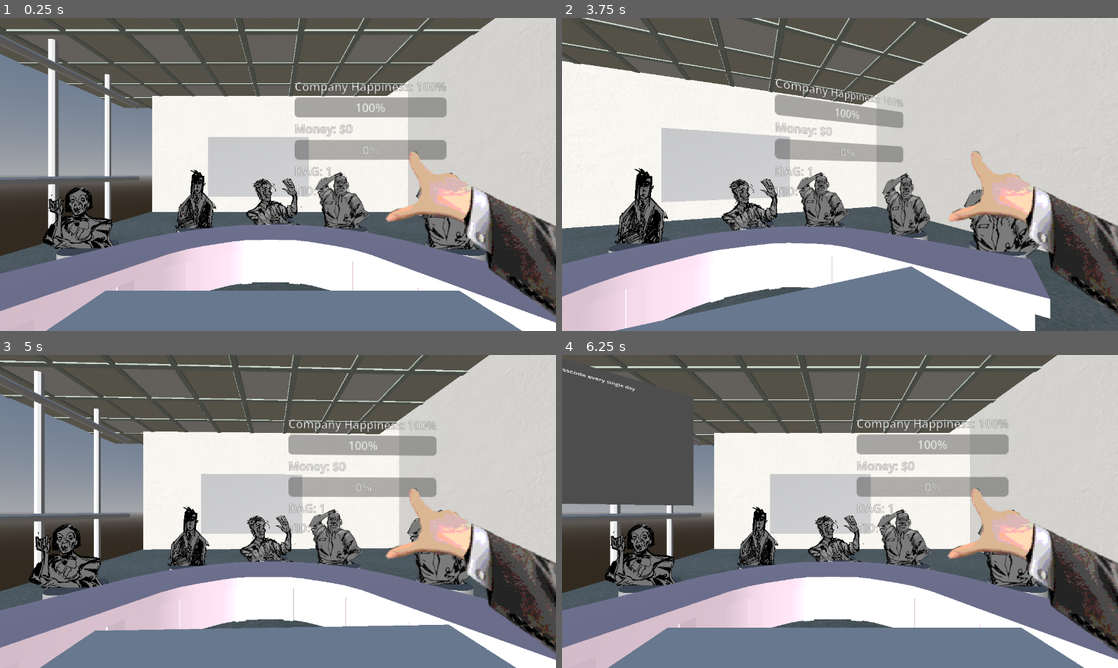
Above: before the commit, frames 1-4 (two rows, left to right).
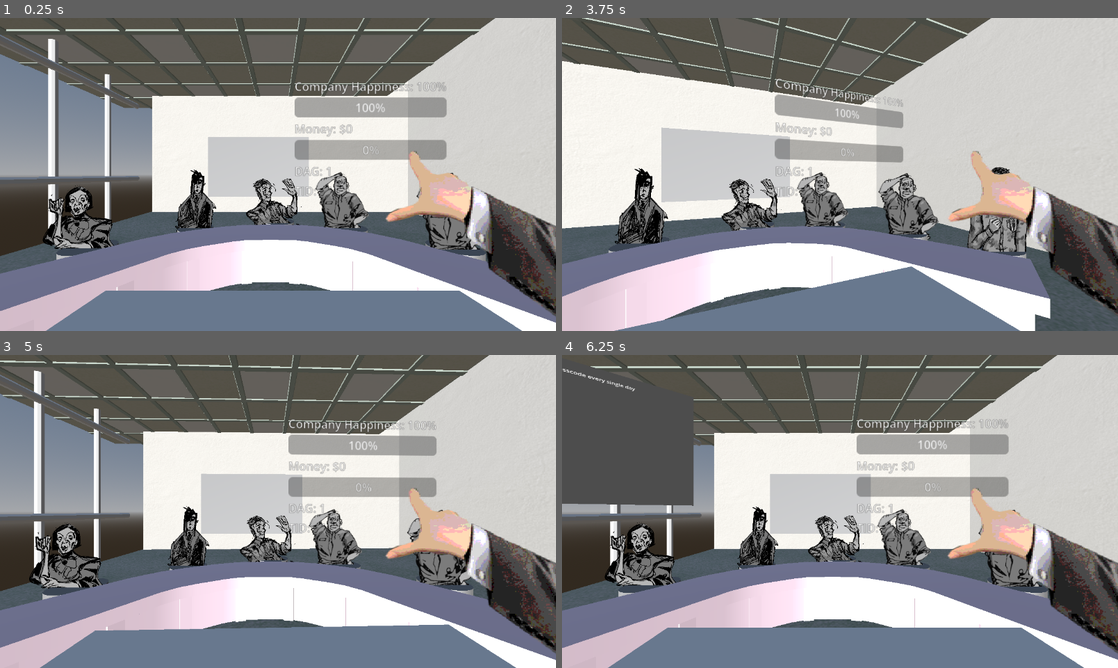
Above: after the commit, the same moments.

Repository: DebugCookie/FIB_GameJam
Game: Godot game, scene res://maxTestScene.tscn
Two runs of this game, one before a commit and one after it. Both use one fixed random seed, a clock stepped at 60 frames per second and the inputs below.
Inputs (mouse positions are in pixels of both pictures, inside the frame that each line leads up to):
- Up to frame 1 (0.25 s): no input
- Up to frame 2 (3.75 s): tap Enter (ui_accept) at 0.5, 0.77, 1.25, 1.52, 2, 2.75, 3.02, 3.5 s; move the mouse to (962, 158) at 0.52 s; hold Right (ui_right) 0.53-1.28 s; click (962, 158) at 0.67 s; move the mouse to (728, 190) at 1.27 s; hold Down (ui_down) 1.28-2.03 s; move the mouse to (895, 105) at 2.02 s; hold Right (ui_right) 2.03-2.78 s; move the mouse to (812, 237) at 2.77 s; hold Up (ui_up) 2.78-3.53 s; click (812, 237) at 2.92 s; move the mouse to (1006, 221) at 3.52 s; hold Left (ui_left) from 3.53 s (still down)
- Up to frame 3 (5 s): keep holding Left (ui_left); tap Enter (ui_accept) at 3.77, 4.52 s; move the mouse to (111, 464) at 4.27 s
- Up to frame 4 (6.25 s): move the mouse to (867, 511) at 5.02 s; release Left (ui_left) at 5.03 s; hold Down (ui_down) 5.03-5.78 s; click (867, 511) at 5.17 s; tap Enter (ui_accept) at 5.75, 6.02 s; move the mouse to (756, 433) at 5.77 s; hold Right (ui_right) from 5.78 s (still down)

The runs differ from the first frame. In frame 1, 1.0% of the frame differs, in the area x 9-87%, y 49-74%; in frame 2, 2.4%, in the area x 13-86%, y 47-77%; in frame 3, 1.1%; in frame 4, 1.0%.

Commit message:
Sprite updates

Diff:
--- a/maxTestScene.tscn
+++ b/maxTestScene.tscn
@@ -12,6 +12,7 @@
 [ext_resource type="Texture2D" uid="uid://ddekqqedxmq51" path="res://Art Assets/2d/characters/Karen_ClosedMouth.png" id="7_10k1m"]
 [ext_resource type="Texture2D" uid="uid://wkqkb0hvnqyo" path="res://Art Assets/2d/characters/Nepo_ClosedMouth.png" id="8_7oxqh"]
 [ext_resource type="PackedScene" uid="uid://cx5h838bf2aeh" path="res://Art Assets/3D/SM_BossTable.glb" id="8_vr2aq"]
+[ext_resource type="Texture2D" uid="uid://dh7usbghd8vmc" path="res://Art Assets/2d/characters/militaryguy.png" id="9_10k1m"]
 [ext_resource type="PackedScene" uid="uid://cfik1lbetgv6s" path="res://Art Assets/3D/SM_Wall.glb" id="10_3pouy"]
 [ext_resource type="PackedScene" uid="uid://8nedl1c1b5fr" path="res://Art Assets/3D/SM_Roof.glb" id="11_be4fj"]
 [ext_resource type="PackedScene" uid="uid://4ubhy7ltsfgo" path="res://Art Assets/3D/SM_Window.glb" id="12_2p1gs"]
@@ -184,7 +185,8 @@
 transform = Transform3D(1, 0, 0, 0, 1, 0, 0, 0, 1, 0.19171095, -0.009771645, -0.22766328)
 
 [node name="Sprite3D" type="Sprite3D" parent="SubViewportContainer/SubViewport/Npc 4" unique_id=1182727577]
-transform = Transform3D(0.015, 0, 0, 0, 0.015, 0, 0, 0, 0.015, 0, -0.011478186, 0)
+transform = Transform3D(0.015, 0, 0, 0, 0.015, 0, 0, 0, 0.015, 0, -0.011478186, 0.0009622127)
+billboard = 2
 texture = ExtResource("4_6hq1p")
 
 [node name="Camera3D" type="Camera3D" parent="SubViewportContainer/SubViewport" unique_id=137851750]
@@ -242,7 +244,7 @@
 
 [node name="Sprite3D" type="Sprite3D" parent="SubViewportContainer/SubViewport/Npc 1" unique_id=134879717]
 transform = Transform3D(0.015, 0, 0, 0, 0.015, 0, 0, 0, 0.015, 0, -0.011478186, 0)
-billboard = 1
+billboard = 2
 texture = ExtResource("4_6hq1p")
 
 [node name="CollisionShape3D" type="CollisionShape3D" parent="SubViewportContainer/SubViewport/Npc 1" unique_id=1175644595]
@@ -260,7 +262,7 @@
 
 [node name="Sprite3D" type="Sprite3D" parent="SubViewportContainer/SubViewport/Npc 3" unique_id=2012629137]
 transform = Transform3D(0.015, 0, 0, 0, 0.015, 0, 0, 0, 0.015, 0, -0.011478186, 0)
-billboard = 1
+billboard = 2
 texture = ExtResource("7_10k1m")
 
 [node name="Npc 5" type="StaticBody3D" parent="SubViewportContainer/SubViewport" unique_id=41172918]
@@ -269,23 +271,23 @@
 [node name="Sprite3D" type="Sprite3D" parent="SubViewportContainer/SubViewport/Npc 5" unique_id=578031686]
 transform = Transform3D(0.015, 0, 0, 0, 0.015, 0, 0, 0, 0.015, 0, 0.02024278, 0)
 flip_h = true
-billboard = 1
+billboard = 2
 texture = ExtResource("8_7oxqh")
 
 [node name="Npc 6" type="StaticBody3D" parent="SubViewportContainer/SubViewport" unique_id=211105443]
 transform = Transform3D(1, 0, 0, 0, 1, 0, 0, 0, 1, 0.2424463, -0.01954329, -0.13776079)
 
 [node name="Sprite3D" type="Sprite3D" parent="SubViewportContainer/SubViewport/Npc 6" unique_id=756906528]
-transform = Transform3D(0.015, 0, 0, 0, 0.015, 0, 0, 0, 0.015, 0, -0.011478186, 0)
-billboard = 1
-texture = ExtResource("4_6hq1p")
+transform = Transform3D(0.02, 0, 0, 0, 0.02, 0, 0, 0, 0.02, 0, 0.01544841, 0)
+billboard = 2
+texture = ExtResource("9_10k1m")
 
 [node name="Npc 7" type="StaticBody3D" parent="SubViewportContainer/SubViewport" unique_id=463533047]
 transform = Transform3D(1, 0, 0, 0, 1, 0, 0, 0, 1, -0.28415585, -0.007881649, -0.13513812)
 
 [node name="Sprite3D" type="Sprite3D" parent="SubViewportContainer/SubViewport/Npc 7" unique_id=255206099]
 transform = Transform3D(0.015, 0, 0, 0, 0.015, 0, 0, 0, 0.015, 0, -0.011478186, 0)
-billboard = 1
+billboard = 2
 texture = ExtResource("4_6hq1p")
 
 [node name="PixelShader" type="MeshInstance3D" parent="SubViewportContainer/SubViewport" unique_id=1699253788]
Binary file changed: Art Assets/2d/characters/Emo_ClosedMouth.png
Binary file changed: Art Assets/2d/characters/Emo_OpenMouth.png
Binary file changed: Art Assets/2d/characters/Karen_ClosedMouth.png
Binary file changed: Art Assets/2d/characters/Karen_OpenMouth.png
Binary file changed: Art Assets/2d/characters/Nepo_ClosedMouth.png
Binary file changed: Art Assets/2d/characters/Nepo_Open mouth.png
Binary file changed: Art Assets/2d/characters/Richard.png
Binary file added: Art Assets/3D/ugly3Dbaby1.glb
Not shown, added: Art Assets/3D/ugly3Dbaby1.glb.import
